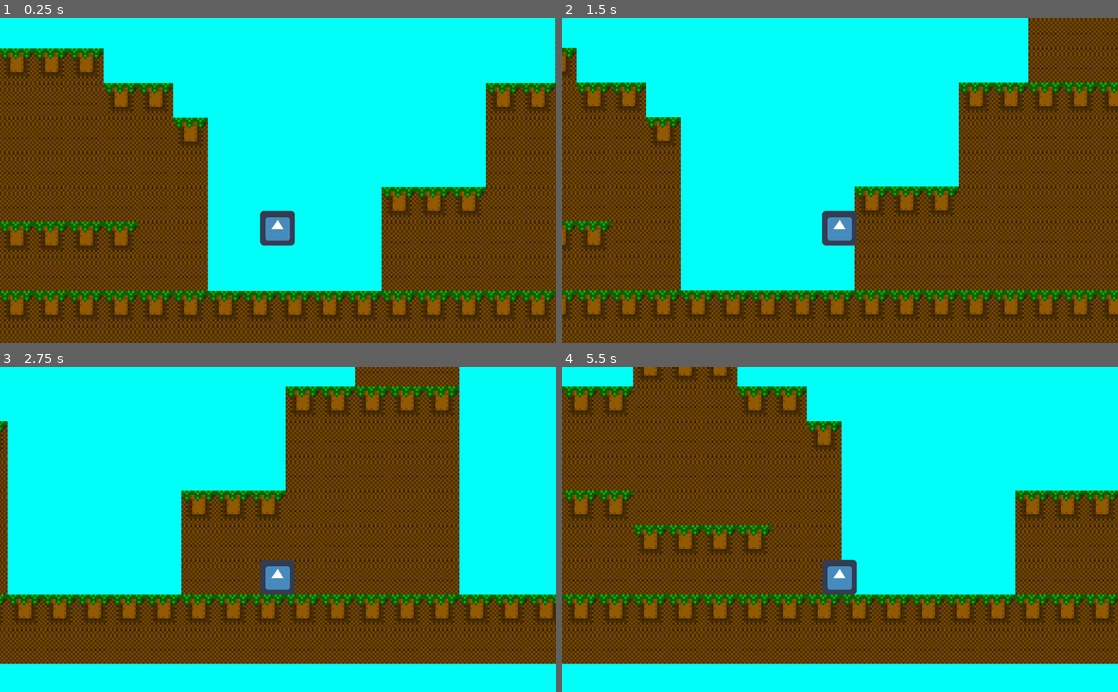
Above: before the commit, frames 1-4 (two rows, left to right).
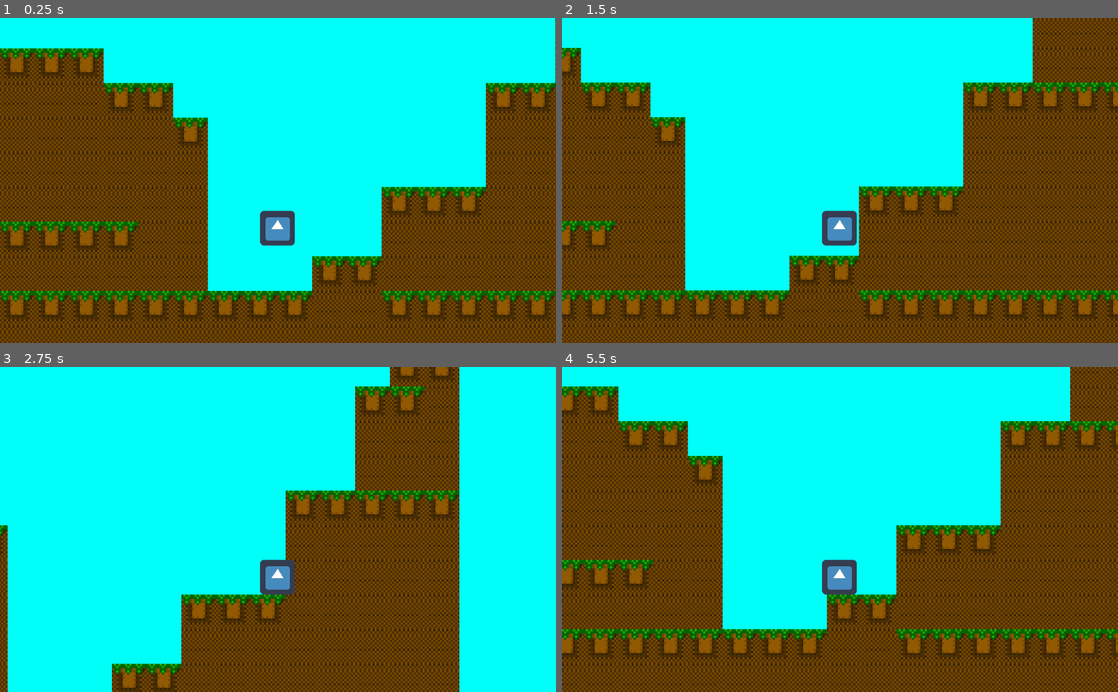
Above: after the commit, the same moments.

Repository: iloveusername/CodeOrCreateNerdsGame
Game: Godot game, scene res://Scenes/Test Scene.tscn
Same seed, same stepped clock (60 frames per second), same inputs: the game is played once before the commit and once after it. The engine's default icon, where the game draws it, is replaced by a stand-in: a white triangle on a blue panel in a dark square.
Inputs:
- Up to frame 1 (0.25 s): no input
- Up to frame 2 (1.5 s): hold Right (ui_right) 0.53-1.28 s; tap Space (ui_select) at 0.77 s; hold Down (ui_down) from 1.28 s (still down)
- Up to frame 3 (2.75 s): tap Space (ui_select) at 1.52 s; release Down (ui_down) at 2.03 s; hold Right (ui_right) from 2.03 s (still down)
- Up to frame 4 (5.5 s): release Right (ui_right) at 2.78 s; hold Up (ui_up) 2.78-3.53 s; tap Space (ui_select) at 3.02, 3.77, 4.52 s; hold Left (ui_left) 3.53-5.03 s; hold Down (ui_down) from 5.03 s (still down)

The runs differ from the first frame. In frame 1, 2.0% of the frame differs, in the area x 56-69%, y 73-93%; in frame 2, 9.6%; in frame 3, 30%; in frame 4, 66%, in the area x 0-100%, y 0-100%.

Commit message:
Update Test Scene.tscn

Diff:
--- a/Scenes/Test Scene.tscn
+++ b/Scenes/Test Scene.tscn
@@ -55,4 +55,4 @@
 tile_set = SubResource( 2 )
 cell_size = Vector2( 16, 16 )
 format = 1
-tile_data = PoolIntArray( -393198, 0, 0, -327663, 0, 0, -327 …(1325 unchanged characters)…  1, 0, 262148, 1, 0, 262149, 1, 0, 262155, 1, 0, 262156, 1, 0, 262157, 1, 0, 262158, 1, 0, 262159, 1, 0, 262160, 1, 0, 262161, 1, 0, 262162, 1, 0, 393205, 0, 0, 393206, 0, 0, 393207, 0, 0, 393208, 0, 0, 393209, 0, 0, 393210, 0, 0, 393211, 0, 0, 393212, 0, 0, 393213, 0, 0, 393214, 0, 0, 393215, 0, 0, 327680, 0, 0, 327681, 0, 0, 327682, 0, 0, 327683, 0, 0, 327684, 0, 0, 327685, 0, 0, 327686, 0, 0, 327687, 0, 0, 327688, 0, 0, 327689, 0, 0, 327690, 0, 0, 327691, 0, 0, 327692, 0, 0, 327693, …(637 unchanged characters)…
+tile_data = PoolIntArray( -393198, 0, 0, -327663, 0, 0, -327 …(1325 unchanged characters)…  1, 0, 262148, 1, 0, 262149, 1, 0, 262153, 0, 0, 262154, 0, 0, 262155, 1, 0, 262156, 1, 0, 262157, 1, 0, 262158, 1, 0, 262159, 1, 0, 262160, 1, 0, 262161, 1, 0, 262162, 1, 0, 393205, 0, 0, 393206, 0, 0, 393207, 0, 0, 393208, 0, 0, 393209, 0, 0, 393210, 0, 0, 393211, 0, 0, 393212, 0, 0, 393213, 0, 0, 393214, 0, 0, 393215, 0, 0, 327680, 0, 0, 327681, 0, 0, 327682, 0, 0, 327683, 0, 0, 327684, 0, 0, 327685, 0, 0, 327686, 0, 0, 327687, 0, 0, 327688, 0, 0, 327689, 1, 0, 327690, 1, 0, 327691, 0, 0, 327692, 0, 0, 327693, …(637 unchanged characters)…
